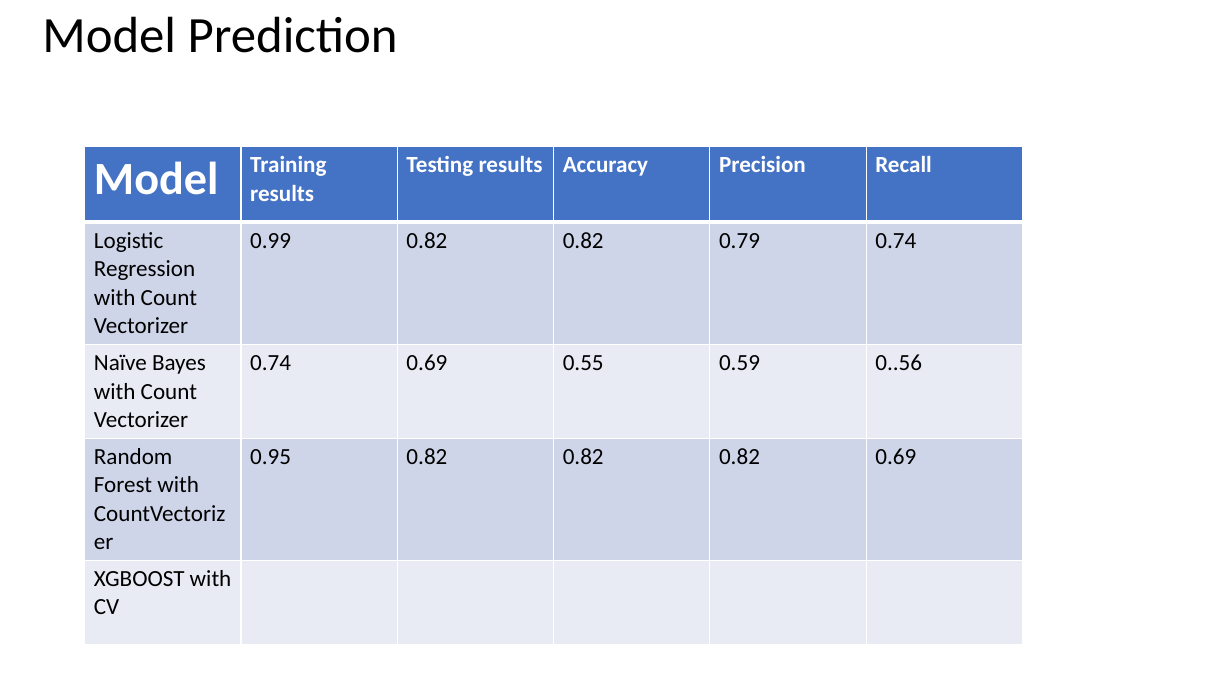
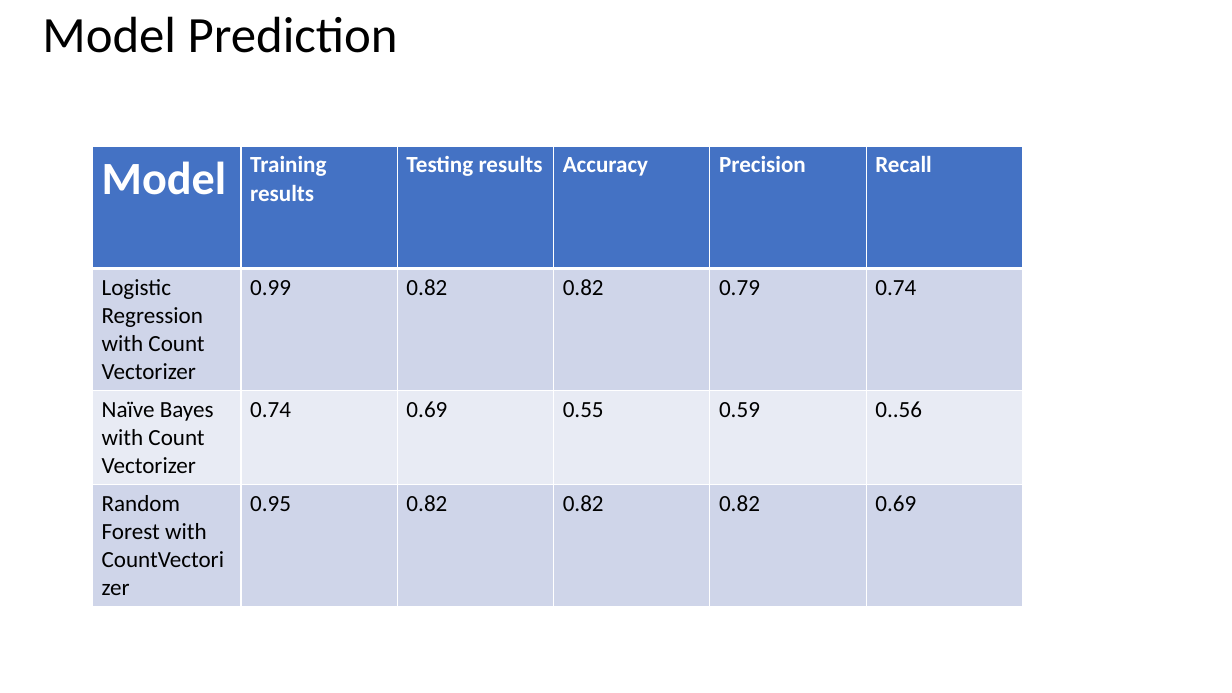
Before and after one commit to anshudatascience/dsi_projects, a slide deck: slide 9 of Capstone_final_submission/Job Classification- Data Scientist.pptx. Drawn at 1232x693 pixels with LibreOffice and Linux fonts; fonts in the diff are those of the drawing. Boxes give left, top, right and bottom in pixels: in the first picture for what was removed or moved away, otherwise in the second. Text is boxed around its words. In the diff, an @@ line names an element or a change of style, - is before the commit and + after.

Commit message:
capstone

```diff
--- a/Capstone_final_submission/Job Classification- Data Scientist.pptx
+++ b/Capstone_final_submission/Job Classification- Data Scientist.pptx
@@ table at bbox=[92, 146, 1022, 555] @@
-row 5: XGBOOST with / CV |  |  |  |  | 
@@ table: place and size @@
-table at bbox=[85, 146, 1022, 639]
+table at bbox=[92, 146, 1022, 555]
```
